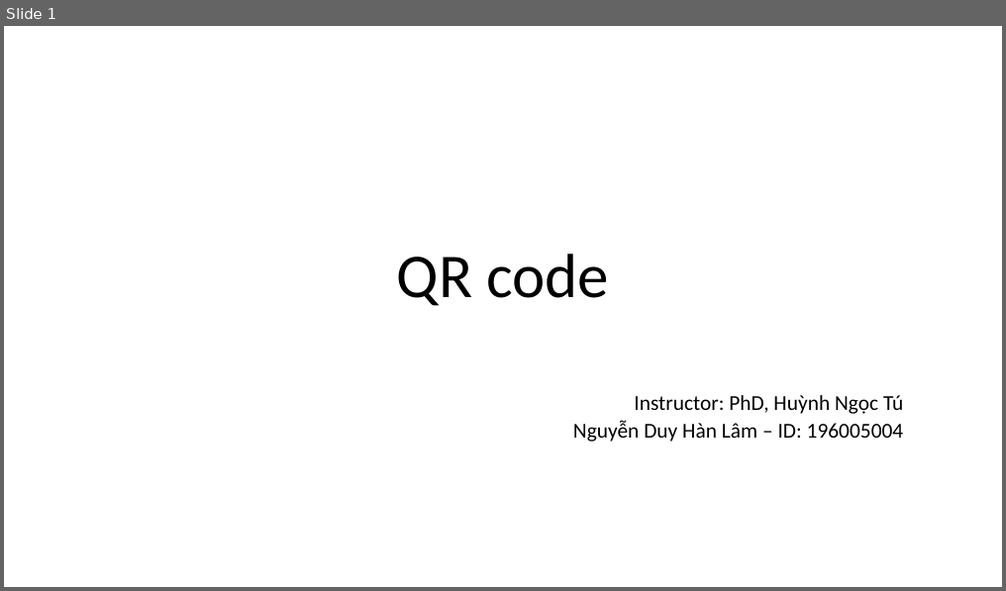
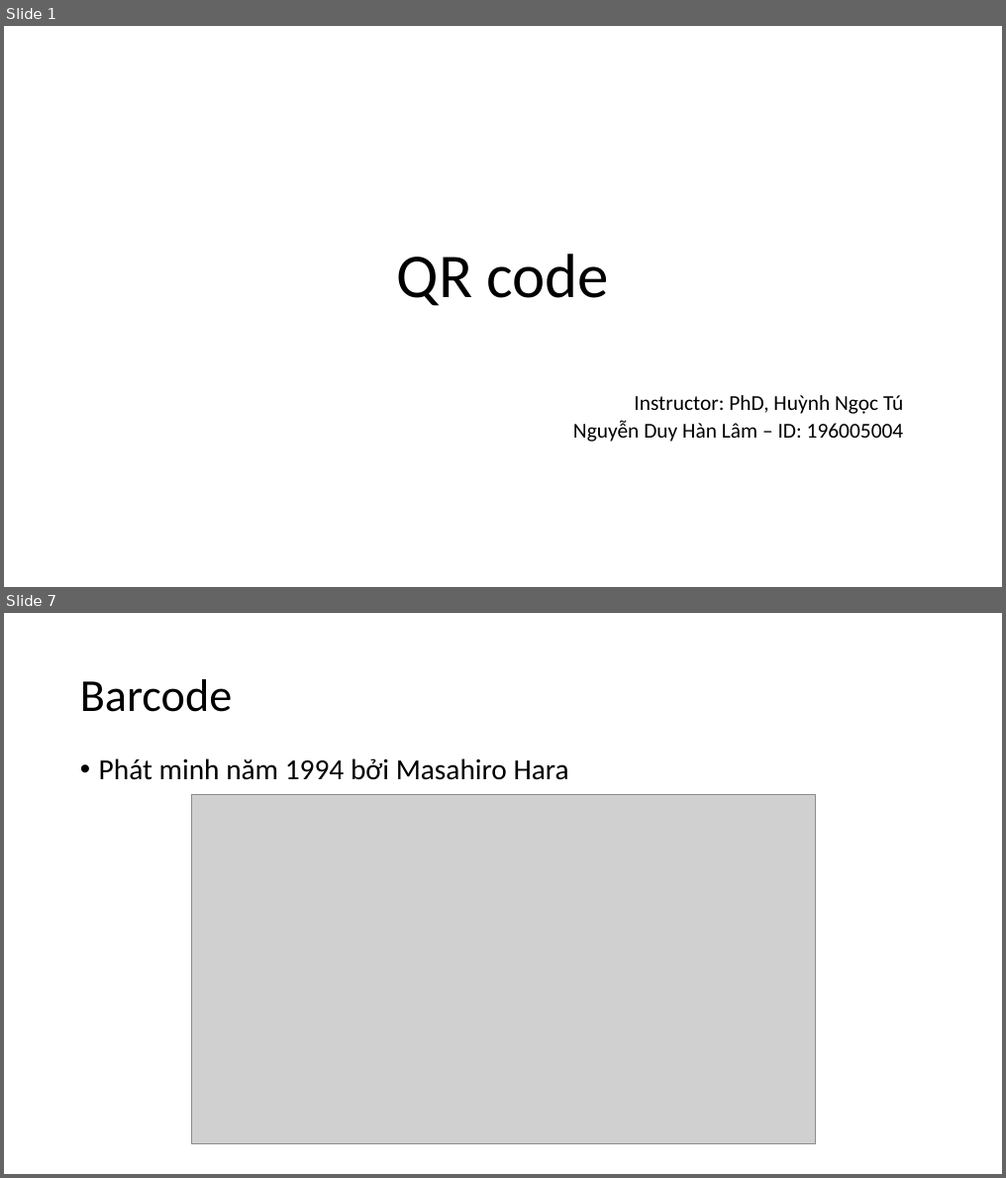
Before and after one commit to nguyenduyhanlam/Information_Security, a slide deck: QR code.pptx. Shown one above the other, each under a label of ours: slide 1 before the commit, slides 1 and 7 after it; the slides between them are not shown. The pictures are 1006x591 and 1006x1178 pixels, drawn with LibreOffice and Linux fonts; fonts in the diff are those of the drawing; grey boxes stand for pictures. Boxes give left, top, right and bottom in pixels: in the first picture for what was removed or moved away, otherwise in the second. Text is boxed around its words. In the diff, an @@ line names an element or a change of style, - is before the commit and + after.

```diff
--- a/QR code.pptx
+++ b/QR code.pptx
@@ slide 7 added at (4, 613, 1002, 1174), background #FFFFFF @@
@@ title added at (80, 679, 232, 712), 44 pt, text #000000 @@
+Barcode
@@ text added at (99, 759, 569, 780), 28 pt, text #000000 @@
+• Phát minh năm 1994 bởi Masahiro Hara
@@ picture added at (191, 794, 815, 1145) @@
```
Also in this commit, not shown: 21 other slides added.
